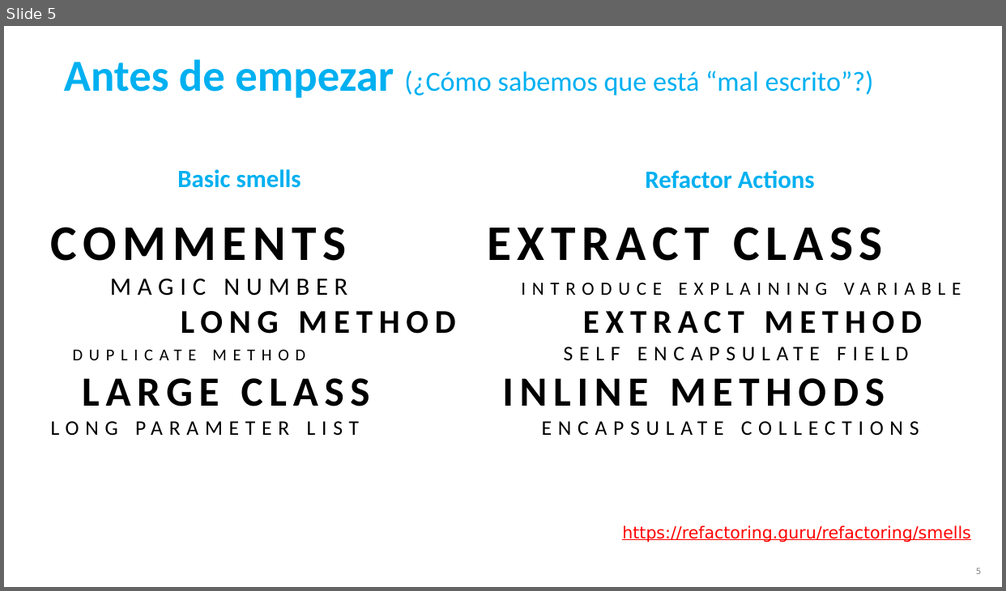
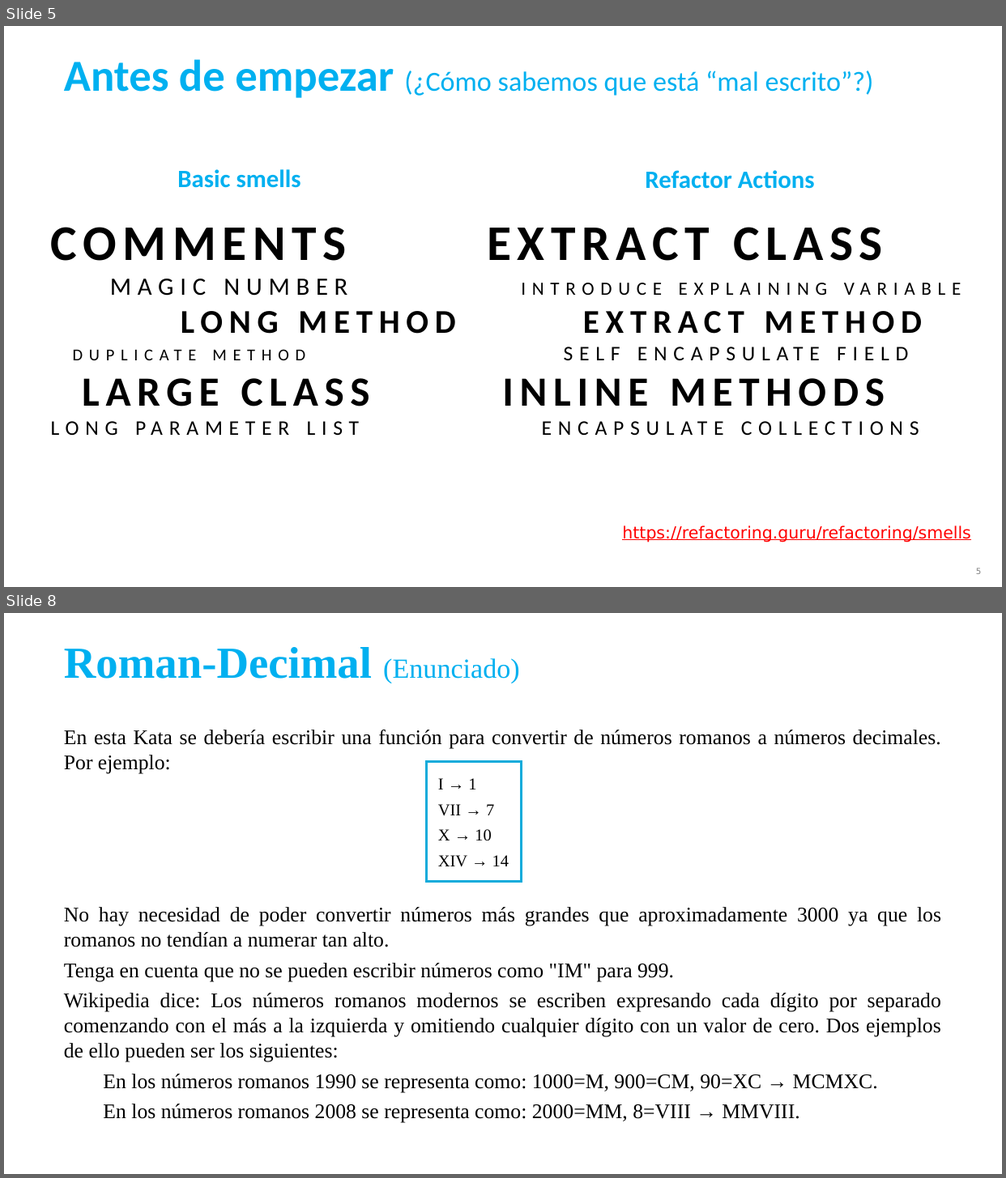
Before and after one commit to ccsw-csd/kata-roman-decimal, a slide deck: Kata Roman-Decimal.pptx. Shown one above the other, each under a label of ours: slide 5 before the commit, slides 5 and 8 after it; the slides between them are not shown. The pictures are 1006x591 and 1006x1178 pixels, drawn with LibreOffice and Linux fonts; fonts in the diff are those of the drawing. Boxes give left, top, right and bottom in pixels: in the first picture for what was removed or moved away, otherwise in the second. Text is boxed around its words. In the diff, an @@ line names an element or a change of style, - is before the commit and + after.

```diff
--- a/Kata Roman-Decimal.pptx
+++ b/Kata Roman-Decimal.pptx
@@ slide 8 added at bbox=[4, 613, 1002, 1174], background #FFFFFF @@
@@ text added at bbox=[64, 647, 520, 683], 42.7 pt, text #00B0F0, bold @@
+Roman-Decimal (Enunciado)
@@ text added at bbox=[64, 730, 941, 1123], 20 pt, text #000000 @@
+En esta Kata se debería escribir una función para convertir de números romanos a números decimales. Por ejemplo:
+No hay necesidad de poder convertir números más grandes que aproximadamente 3000 ya que los romanos no tendían a numerar tan alto.
+Tenga en cuenta que no se pueden escribir números como "IM" para 999.
+Wikipedia dice: Los números romanos modernos se escriben expresando cada dígito por separado comenzando con el más a la izquierda y omitiendo cualquier dígito con un valor de cero. Dos ejemplos de ello pueden ser los siguientes:
+En los números romanos 1990 se representa como: 1000=M, 900=CM, 90=XC → MCMXC.
+En los números romanos 2008 se representa como: 2000=MM, 8=VIII → MMVIII.
@@ rectangle added at bbox=[426, 762, 520, 883], fill #FFFFFF, outline #12ABDB 2.25 pt, 16 pt, text #000000 @@
+1 → I
+7 → VII
+10 → X
+14 -> XIV
@@ rectangle added at bbox=[426, 762, 522, 883], fill #FFFFFF, outline #12ABDB 2.25 pt, 16 pt, text #000000 @@
+I → 1
+VII → 7
+X → 10
+XIV → 14
```
Also in this commit, not shown: 3 slides changed, 2 other slides added, 1 slide removed.
